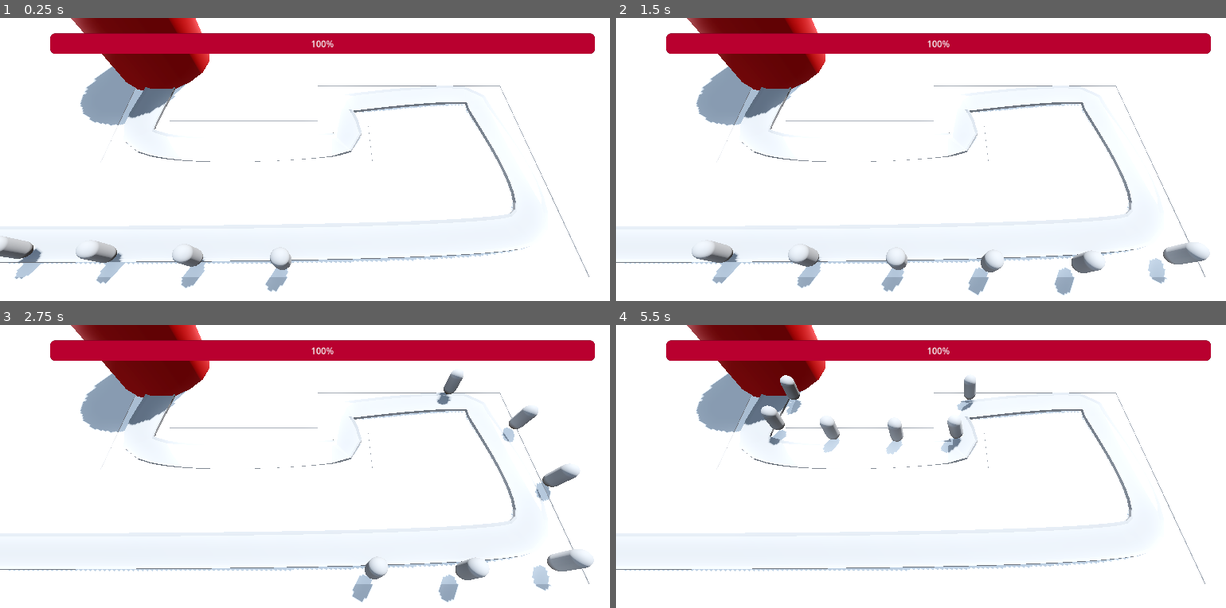
Above: before the commit, frames 1-4 (two rows, left to right).
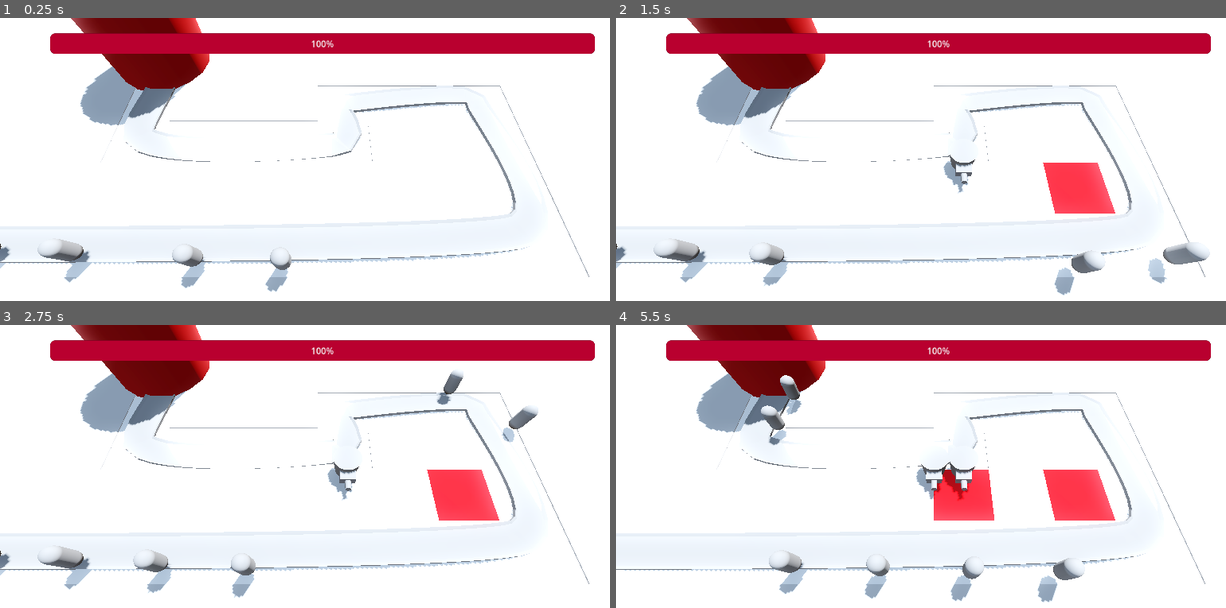
Above: after the commit, the same moments.

Repository: vishal-ahirwar/Barbarian
Game: Godot game, scene res://Level/base_level.tscn
The game is run twice, just before and just after one commit, with the same random seed, the same clock (stepped at 60 frames per second) and the same inputs.
Inputs (mouse positions are in pixels of both pictures, inside the frame that each line leads up to):
- Up to frame 1 (0.25 s): no input
- Up to frame 2 (1.5 s): move the mouse to (1073, 179) at 0.52 s; right-click (1073, 179) at 0.6 s; move the mouse to (805, 213) at 1.27 s; right-click (805, 213) at 1.35 s
- Up to frame 3 (2.75 s): move the mouse to (384, 424) at 2.02 s; right-click (384, 424) at 2.1 s
- Up to frame 4 (5.5 s): move the mouse to (902, 574) at 2.77 s; right-click (902, 574) at 2.85 s; move the mouse to (1122, 557) at 3.52 s; right-click (1122, 557) at 3.6 s; move the mouse to (744, 449) at 4.27 s; right-click (744, 449) at 4.35 s; move the mouse to (963, 503) at 5.02 s; right-click (963, 503) at 5.1 s

The runs differ from the first frame. In frame 1, 1.5% of the frame differs, in the area x 0-21%, y 77-94%; in frame 2, 4.5%; in frame 3, 5.2%; in frame 4, 6.0%, in the area x 25-82%, y 18-99%.

Commit message:
turret added

Diff:
--- a/Level/base_level.tscn
+++ b/Level/base_level.tscn
@@ -1,8 +1,9 @@
-[gd_scene load_steps=10 format=3 uid="uid://dr71a0ik32wkp"]
+[gd_scene load_steps=11 format=3 uid="uid://dr71a0ik32wkp"]
 
 [ext_resource type="MeshLibrary" uid="uid://dp0ge5bd7y3dx" path="res://MeshLibraries/SpaceLibrary.tres" id="1_ll40j"]
 [ext_resource type="PackedScene" uid="uid://k0a5gmanham" path="res://RayPickerCamera/ray_picker_camera.tscn" id="1_uccgb"]
 [ext_resource type="PackedScene" uid="uid://xlkildleovy8" path="res://Enemy/enemy.tscn" id="2_8627j"]
+[ext_resource type="PackedScene" uid="uid://cnu4qnkg01dod" path="res://Turret/turret.tscn" id="2_rk44v"]
 [ext_resource type="PackedScene" uid="uid://dx8541f42ytp1" path="res://Base/base.tscn" id="3_j0stv"]
 
 [sub_resource type="ProceduralSkyMaterial" id="ProceduralSkyMaterial_gktjw"]
@@ -43,6 +44,7 @@
 
 [node name="RayPickerCamera" parent="." node_paths=PackedStringArray("grid_map") instance=ExtResource("1_uccgb")]
 grid_map = NodePath("../GridMap2")
+turret = ExtResource("2_rk44v")
 
 [node name="GridMap2" type="GridMap" parent="."]
 mesh_library = ExtResource("1_ll40j")
@@ -100,25 +102,29 @@
 
 [node name="Enemy" parent="Path3D" instance=ExtResource("2_8627j")]
 transform = Transform3D(0.0138985, -0.00448276, -0.999809, 0, 0.99991, -0.00448318, 0.999829, 6.23144e-05, 0.0138982, -29.3808, 0, 5.93464)
+speed = 4.0
 
 [node name="Enemy2" parent="Path3D" instance=ExtResource("2_8627j")]
 transform = Transform3D(-0.0136476, -0.0146736, -0.999714, -0.000263867, 0.999812, -0.0146713, 0.999832, 6.35679e-05, -0.0136499, -24.3822, 0.0769143, 6.01251)
 progress = 5.0
+speed = 4.0
 
 [node name="Enemy3" parent="Path3D" instance=ExtResource("2_8627j")]
-transform = Transform3D(-0.0102412, -0.0134134, -0.999773, -0.000216029, 0.99983, -0.0134119, 0.999873, 7.86327e-05, -0.010243, -19.3829, 0.147145, 6.07228)
+transform = Transform3D(-0.0102412, -0.0134134, -0.999773, -0.000216029, 0.99983, -0.0134119, 0.999873, 7.86328e-05, -0.010243, -19.3829, 0.147145, 6.07228)
 progress = 10.0
+speed = 4.0
 
 [node name="Enemy4" parent="Path3D" instance=ExtResource("2_8627j")]
-transform = Transform3D(-0.00648379, -0.0120233, -0.999822, -0.00016823, 0.999847, -0.0120224, 0.999904, 9.02564e-05, -0.00648528, -14.3835, 0.210826, 6.11435)
+transform = Transform3D(-0.00648379, -0.0120233, -0.999822, -0.00016823, 0.999847, -0.0120224, 0.999904, 9.02563e-05, -0.00648528, -14.3835, 0.210826, 6.11435)
 progress = 15.0
+speed = 4.0
 
 [node name="Enemy5" parent="Path3D" instance=ExtResource("2_8627j")]
-transform = Transform3D(-0.00189722, -0.0103265, -0.99986, -0.000116979, 0.999866, -0.0103262, 0.999923, 9.73791e-05, -0.00189831, -9.38381, 0.266872, 6.13577)
+transform = Transform3D(-0.00189722, -0.0103265, -0.99986, -0.000116979, 0.999866, -0.0103262, 0.999923, 9.7379e-05, -0.00189831, -9.38381, 0.266872, 6.13577)
 progress = 20.0
 
 [node name="Enemy6" parent="Path3D" instance=ExtResource("2_8627j")]
-transform = Transform3D(0.00420094, -0.00807041, -0.999874, -6.08793e-05, 0.999887, -0.00807071, 0.999916, 9.47836e-05, 0.00420027, -4.38403, 0.313179, 6.13085)
+transform = Transform3D(0.00420094, -0.00807041, -0.999874, -6.08792e-05, 0.999887, -0.00807071, 0.999916, 9.47836e-05, 0.00420027, -4.38403, 0.313179, 6.13085)
 progress = 25.0
 
 [node name="Base" parent="." instance=ExtResource("3_j0stv")]
--- a/MeshLibraries/SpaceLibrary.tres
+++ b/MeshLibraries/SpaceLibrary.tres
@@ -17,19 +17,19 @@
 }
 
 [sub_resource type="ImageTexture" id="ImageTexture_8wvxi"]
-image = SubResource("Image_0uppj")
+image = SubResource("Image_b6x2a")
 
 [sub_resource type="ConcavePolygonShape3D" id="ConcavePolygonShape3D_1ifq0"]
 data = PackedVector3Array(-2, 0.05, 2, 2, 0.05, 2, -2, -0.05, 2, 2, 0.05, 2, 2, -0.05, 2, -2, -0.05, 2, 2, 0.05, -2, -2 …(392 unchanged characters)…
 
 [sub_resource type="StandardMaterial3D" id="StandardMaterial3D_2k4v4"]
-albedo_color = Color(0.0194945, 0.207104, 1.44392e-07, 1)
+albedo_color = Color(1, 0, 0.0705882, 1)
 
 [sub_resource type="BoxMesh" id="BoxMesh_1jsnr"]
 material = SubResource("StandardMaterial3D_2k4v4")
 size = Vector3(4, 0.1, 4)
 
-[sub_resource type="Image" id="Image_47ojs"]
+[sub_resource type="Image" id="Image_4rjg5"]
 data = {
 "data": PackedByteArray(0, 0, 0, 0, 0, 0, 0, 0, 0, 0, 0, 0, 0, 0, 0, 0, 0, 0, 0, 0, 0, 0, 0, 0, 0, 0, 0, 0, 0, 0, 0, 0, …(54877 unchanged characters)…
 "format": "RGBA8",
--- a/RayPickerCamera/ray_picker_camera.gd
+++ b/RayPickerCamera/ray_picker_camera.gd
@@ -2,7 +2,7 @@
 @onready var ray_cast_3d: RayCast3D = $RayCast3D
 @export var raycast_range:float=100
 @export var grid_map:GridMap
-
+@export var turret:PackedScene
 # Called when the node enters the scene tree for the first time.
 func _ready() -> void:
 	pass # Replace with function body.
@@ -10,10 +10,26 @@
 
 # Called every frame. 'delta' is the elapsed time since the previous frame.
 func _process(delta: float) -> void:
-	var mouse_position:Vector2=get_viewport().get_mouse_position()
-	ray_cast_3d.target_position=project_local_ray_normal(mouse_position)*raycast_range
-	ray_cast_3d.force_raycast_update()
-	if ray_cast_3d.is_colliding():
-		var collider=ray_cast_3d.get_collider()
-		if collider is GridMap:
-			pass
+		var mouse_position:Vector2=get_viewport().get_mouse_position()
+		ray_cast_3d.target_position=project_local_ray_normal(mouse_position)*raycast_range
+		ray_cast_3d.force_raycast_update()
+		if ray_cast_3d.is_colliding():
+			var collider=ray_cast_3d.get_collider()
+			if collider is GridMap:
+				var collision_point=ray_cast_3d.get_collision_point()
+				var cell=grid_map.local_to_map(collision_point)
+				if grid_map.get_cell_item(cell)==0:
+					Input.set_default_cursor_shape(Input.CURSOR_POINTING_HAND)
+					if Input.is_action_just_pressed("add_base"):
+						grid_map.set_cell_item(cell,1)
+						spawnTurret(cell)
+
+
+		else:
+				Input.set_default_cursor_shape(Input.CURSOR_ARROW)
+
+
+func spawnTurret(spawn_position:Vector3):
+	var new_turret:Node3D=turret.instantiate()
+	new_turret.position=spawn_position
+	grid_map.add_child(new_turret)
--- /dev/null
+++ b/Turret/turret.gd
@@ -0,0 +1,11 @@
+extends Node3D
+
+
+# Called when the node enters the scene tree for the first time.
+func _ready() -> void:
+	pass # Replace with function body.
+
+
+# Called every frame. 'delta' is the elapsed time since the previous frame.
+func _process(delta: float) -> void:
+	pass
--- /dev/null
+++ b/Turret/turret.tscn
@@ -0,0 +1,29 @@
+[gd_scene load_steps=5 format=3 uid="uid://cnu4qnkg01dod"]
+
+[ext_resource type="Script" path="res://Turret/turret.gd" id="1_0b5ws"]
+
+[sub_resource type="CylinderMesh" id="CylinderMesh_28071"]
+top_radius = 1.0
+height = 3.0
+
+[sub_resource type="BoxMesh" id="BoxMesh_6lp4h"]
+size = Vector3(1.07, 0.465, 0.915)
+
+[sub_resource type="CylinderMesh" id="CylinderMesh_221fd"]
+top_radius = 0.2
+bottom_radius = 0.2
+height = 1.0
+
+[node name="Turret" type="Node3D"]
+script = ExtResource("1_0b5ws")
+
+[node name="Base" type="MeshInstance3D" parent="."]
+mesh = SubResource("CylinderMesh_28071")
+
+[node name="Visor" type="MeshInstance3D" parent="Base"]
+transform = Transform3D(1, 0, 0, 0, 1, 0, 0, 0, 1, 0, 0.90045, 1.05035)
+mesh = SubResource("BoxMesh_6lp4h")
+
+[node name="Barrel" type="MeshInstance3D" parent="Base/Visor"]
+transform = Transform3D(1, 0, 0, 0, -4.37114e-08, -1, 0, 1, -4.37114e-08, 0, 0, 0.57453)
+mesh = SubResource("CylinderMesh_221fd")
--- a/project.godot
+++ b/project.godot
@@ -17,7 +17,16 @@
 
 [display]
 
+window/size/mode=4
 window/vsync/vsync_mode=0
+
+[input]
+
+add_base={
+"deadzone": 0.5,
+"events": [Object(InputEventMouseButton,"resource_local_to_scene":false,"resource_name":"","device":-1,"window_id":0,"alt_pressed":false,"shift_pressed":false,"ctrl_pressed":false,"meta_pressed":false,"button_mask":2,"position":Vector2(103, 10),"global_position":Vector2(112, 56),"factor":1.0,"button_index":2,"canceled":false,"pressed":true,"double_click":false,"script":null)
+]
+}
 
 [rendering]
 
Not shown: 2 places in MeshLibraries/SpaceLibrary.tres that only renumber resources
